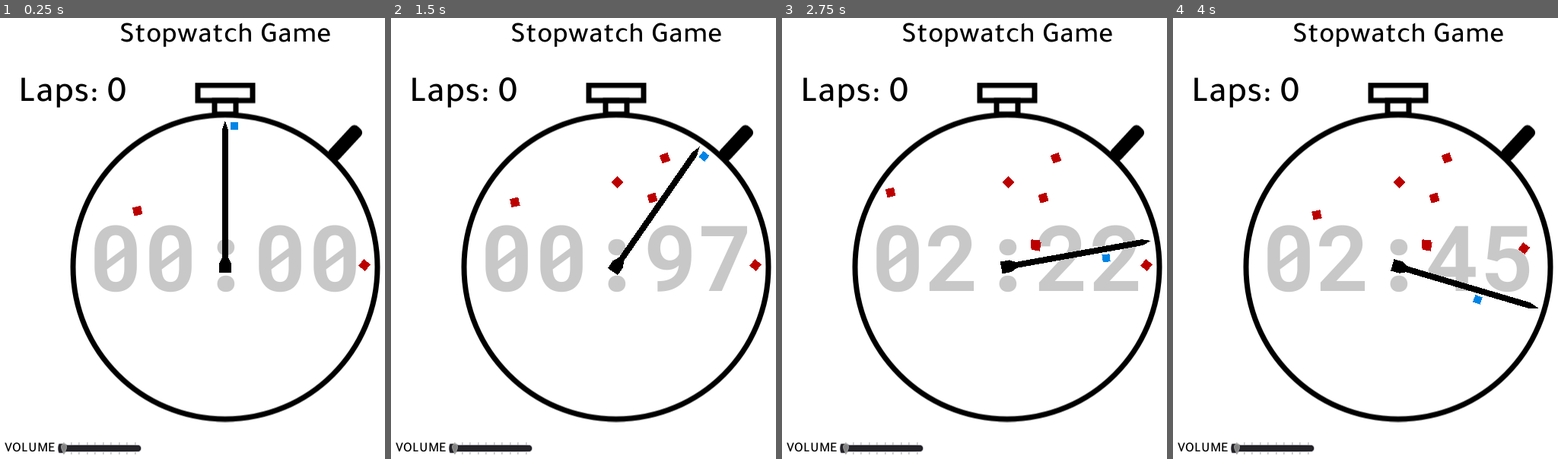
Above: before the commit, frames 1-4 (left to right).
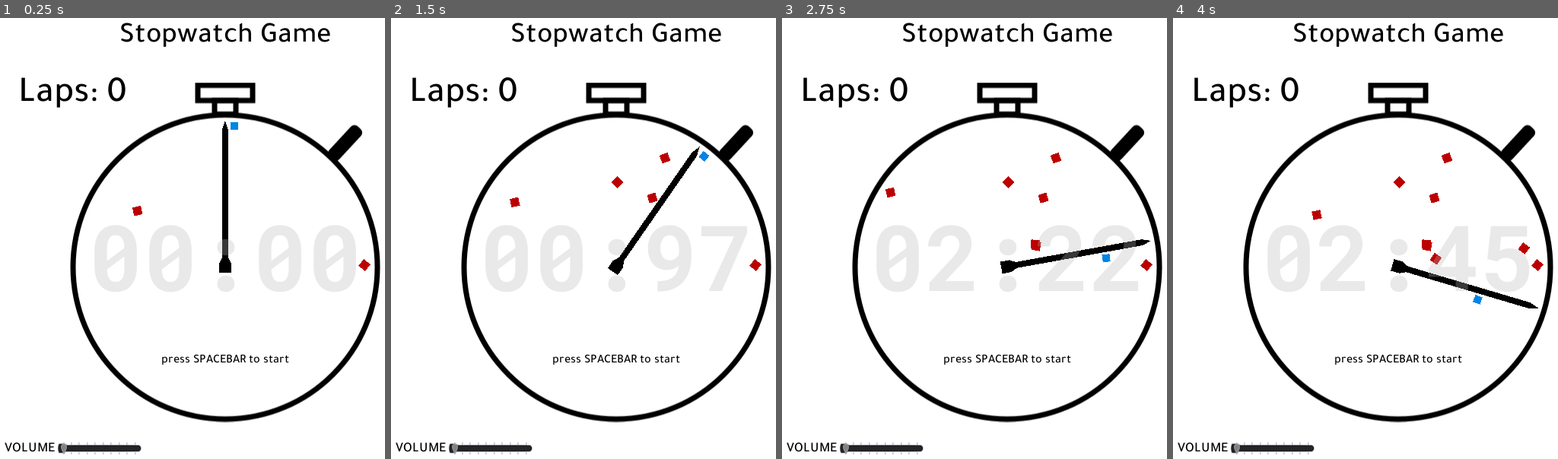
Above: after the commit, the same moments.

Repository: albertnez/10-second-laps
Game: Godot game, scene res://Scenes/GameWrapper.tscn
The game is run twice, just before and just after one commit, with the same random seed, the same clock (stepped at 60 frames per second) and the same inputs.
Inputs:
- Up to frame 1 (0.25 s): no input
- Up to frame 2 (1.5 s): tap Space (action) at 0.5, 0.6, 1.25, 1.35 s
- Up to frame 3 (2.75 s): tap Space (action) at 2, 2.1 s
- Up to frame 4 (4 s): tap Space (action) at 2.75, 2.85, 3.5, 3.6 s

The runs differ from the first frame. In frame 1, 4.7% of the frame differs, in the area x 24-93%, y 47-79%; in frame 2, 4.2%; in frame 3, 4.2%; in frame 4, 4.3%.

Commit message:
Started adding Sweeping sprites

Diff:
--- a/Scenes/Game/Enemy.tscn
+++ b/Scenes/Game/Enemy.tscn
@@ -6,6 +6,8 @@
 radius = 5.0
 
 [node name="Enemy" type="Area2D" groups=["Enemies"]]
+collision_layer = 3
+collision_mask = 0
 monitoring = false
 monitorable = false
 script = ExtResource( 1 )
--- a/Scenes/Game/Needle.gd
+++ b/Scenes/Game/Needle.gd
@@ -6,4 +6,5 @@
 
 
 func _on_Needle_area_entered(area: Area2D) -> void:
+	assert(false)
 	EventBus.emit_signal("collide_with_needle", area)
--- a/Scenes/Game/Needle.tscn
+++ b/Scenes/Game/Needle.tscn
@@ -6,6 +6,8 @@
 extents = Vector2( 10, 100 )
 
 [node name="Needle" type="Area2D"]
+collision_layer = 0
+collision_mask = 0
 script = ExtResource( 1 )
 
 [node name="Needle" type="Polygon2D" parent="."]
--- a/Scenes/Game/Player.tscn
+++ b/Scenes/Game/Player.tscn
@@ -6,6 +6,7 @@
 extents = Vector2( 5, 5 )
 
 [node name="Player" type="Area2D"]
+collision_layer = 0
 script = ExtResource( 1 )
 
 [node name="Polygon2D" type="Polygon2D" parent="."]
--- a/Scenes/Game/World.gd
+++ b/Scenes/Game/World.gd
@@ -111,3 +111,15 @@
 	if area.is_in_group("Enemies"):
 		area.queue_free()
 	pass
+
+
+func _on_SweepEntryDetector_area_entered(area: Area2D) -> void:
+	if area.is_in_group("Enemies"):
+		return
+	area.z_index = -2
+
+
+func _on_SweepEntryDetector_area_exited(area: Area2D) -> void:
+	if area.is_in_group("Enemies"):
+		return
+	area.hide()
--- a/Scenes/Game/World.tscn
+++ b/Scenes/Game/World.tscn
@@ -7,14 +7,24 @@
 [ext_resource path="res://Scenes/Game/Enemy.tscn" type="PackedScene" id=5]
 [ext_resource path="res://Scenes/Game/EnemySpawner.gd" type="Script" id=6]
 [ext_resource path="res://Assets/Graphics/background.png" type="Texture" id=7]
-[ext_resource path="res://Assets/Fonts/RobotoMono-Bold.ttf" type="DynamicFontData" id=8]
+[ext_resource path="res://Assets/Fonts/Tajawal-Medium.ttf" type="DynamicFontData" id=8]
+[ext_resource path="res://Assets/Fonts/RobotoMono-Bold.ttf" type="DynamicFontData" id=9]
+
+[sub_resource type="DynamicFont" id=7]
+font_data = ExtResource( 8 )
+
+[sub_resource type="RectangleShape2D" id=6]
+extents = Vector2( 84, 8 )
 
 [sub_resource type="DynamicFont" id=3]
 size = 120
-font_data = ExtResource( 8 )
+font_data = ExtResource( 9 )
 
 [sub_resource type="CircleShape2D" id=2]
 radius = 196.0
+
+[sub_resource type="RectangleShape2D" id=5]
+extents = Vector2( 12, 99 )
 
 [node name="World" type="Node2D"]
 script = ExtResource( 3 )
@@ -29,16 +39,31 @@
 unique_name_in_owner = true
 position = Vector2( 300, 340 )
 
-[node name="InsideCounter" type="Control" parent="ClockCenter"]
-modulate = Color( 0.788235, 0.788235, 0.788235, 1 )
+[node name="StartInstructions" type="Area2D" parent="ClockCenter"]
+position = Vector2( 0, 124 )
+collision_layer = 2
+collision_mask = 0
+
+[node name="InstructionsLabel" type="Label" parent="ClockCenter/StartInstructions"]
 anchor_left = 0.5
 anchor_top = 0.5
 anchor_right = 0.5
 anchor_bottom = 0.5
-margin_left = -20.0
-margin_top = -20.0
-margin_right = 20.0
-margin_bottom = 20.0
+margin_left = -84.0
+margin_top = -8.5
+margin_right = 84.0
+margin_bottom = 8.5
+grow_horizontal = 0
+custom_colors/font_color = Color( 0, 0, 0, 1 )
+custom_fonts/font = SubResource( 7 )
+text = "press SPACEBAR to start"
+
+[node name="CollisionShape2D" type="CollisionShape2D" parent="ClockCenter/StartInstructions"]
+shape = SubResource( 6 )
+
+[node name="InsideCounter" type="Node2D" parent="ClockCenter"]
+modulate = Color( 0.721569, 0.721569, 0.721569, 0.305882 )
+z_index = 1
 
 [node name="TimerLabel" type="Label" parent="ClockCenter/InsideCounter"]
 unique_name_in_owner = true
@@ -56,6 +81,7 @@
 text = "00:00"
 
 [node name="ReferenceForCenter" type="CollisionShape2D" parent="ClockCenter"]
+visible = false
 shape = SubResource( 2 )
 
 [node name="EnemySpawner" type="Node2D" parent="ClockCenter"]
@@ -68,11 +94,27 @@
 
 [node name="Enemy2" parent="ClockCenter/EnemySpawner" instance=ExtResource( 1 )]
 position = Vector2( -107, -68 )
+collision_layer = 1
+collision_mask = 1
 monitoring = true
 monitorable = true
 
 [node name="ClockRotation" type="Node2D" parent="ClockCenter"]
 unique_name_in_owner = true
+
+[node name="SweepingSprites" type="Node2D" parent="ClockCenter/ClockRotation"]
+z_index = -1
+
+[node name="Back" type="Polygon2D" parent="ClockCenter/ClockRotation/SweepingSprites"]
+polygon = PoolVector2Array( 0, -204, 0, 212, -220, 212, -220, -204 )
+
+[node name="SweepEntryDetector" type="Area2D" parent="ClockCenter/ClockRotation/SweepingSprites"]
+collision_layer = 0
+collision_mask = 2
+
+[node name="CollisionShape2D" type="CollisionShape2D" parent="ClockCenter/ClockRotation/SweepingSprites/SweepEntryDetector"]
+position = Vector2( 8, -95 )
+shape = SubResource( 5 )
 
 [node name="PlayerRootPosition" type="Node2D" parent="ClockCenter/ClockRotation"]
 unique_name_in_owner = true
@@ -88,3 +130,6 @@
 
 [node name="Needle" parent="ClockCenter/ClockRotation" instance=ExtResource( 2 )]
 unique_name_in_owner = true
+
+[connection signal="area_entered" from="ClockCenter/ClockRotation/SweepingSprites/SweepEntryDetector" to="." method="_on_SweepEntryDetector_area_entered"]
+[connection signal="area_exited" from="ClockCenter/ClockRotation/SweepingSprites/SweepEntryDetector" to="." method="_on_SweepEntryDetector_area_exited"]
--- a/project.godot
+++ b/project.godot
@@ -61,6 +61,11 @@
  ]
 }
 
+[layer_names]
+
+2d_physics/layer_1="Player"
+2d_physics/layer_2="Needle"
+
 [physics]
 
 common/enable_pause_aware_picking=true
Not shown: 1 places in Scenes/Game/World.tscn that only renumber resources
